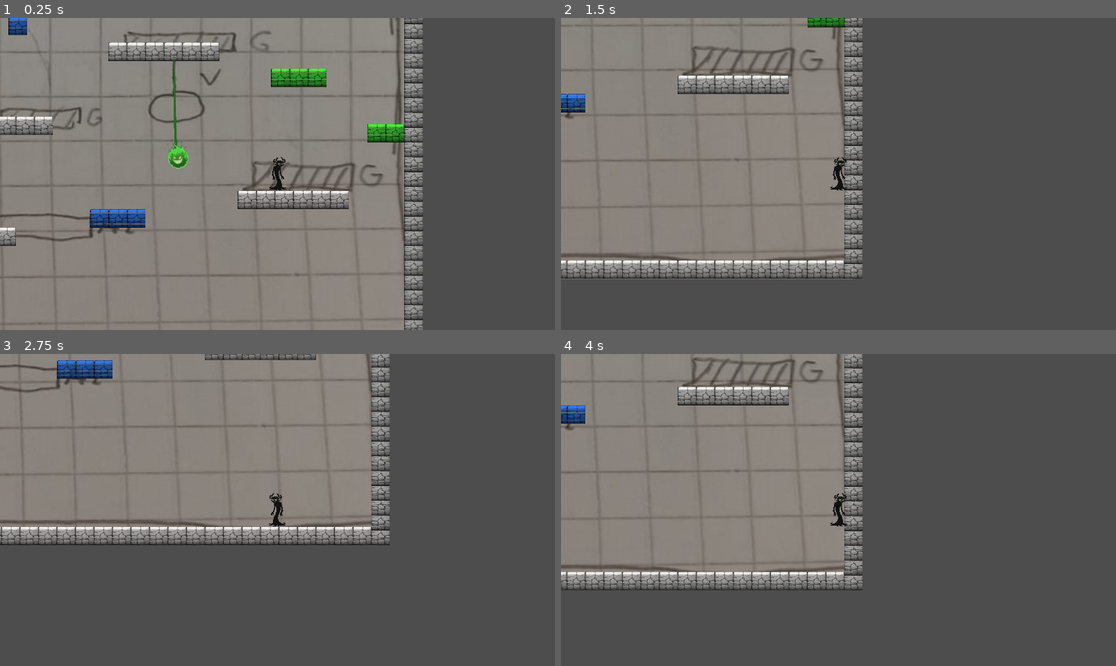
Above: before the commit, frames 1-4 (two rows, left to right).
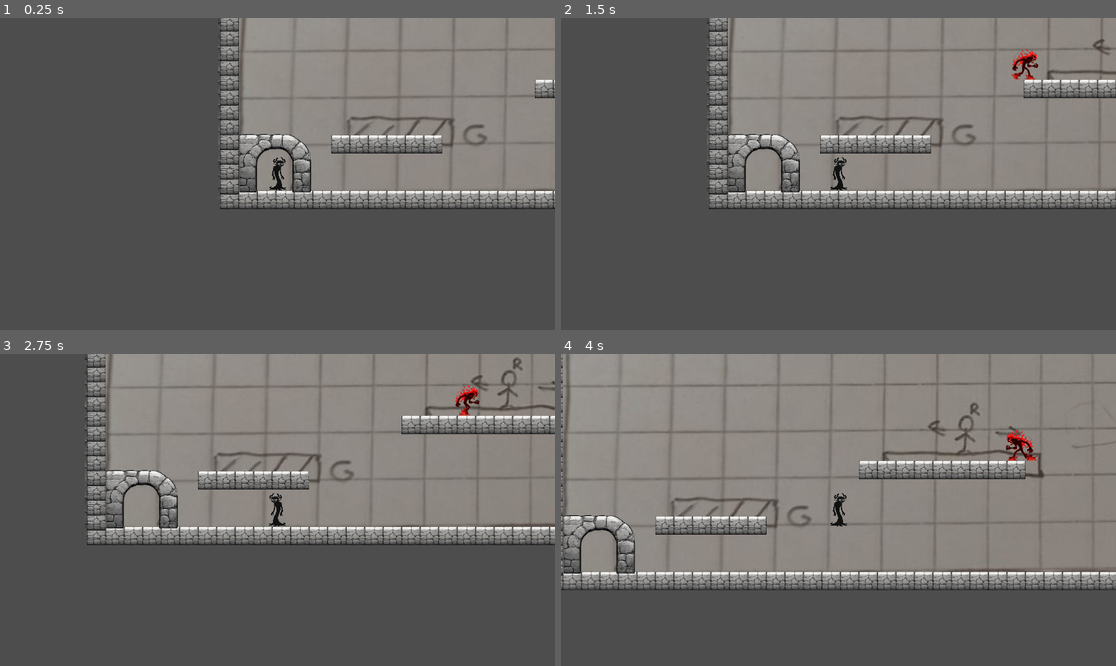
Above: after the commit, the same moments.

Repository: Luciosv/run-mask
Game: Godot game, scene res://scenes/tutorial.tscn
The game is run twice, just before and just after one commit, with the same random seed, the same clock (stepped at 60 frames per second) and the same inputs.
Inputs:
- Up to frame 1 (0.25 s): no input
- Up to frame 2 (1.5 s): hold D (right) from 0.53 s (still down); tap K (blue_color) at 0.6 s; tap Space (jump) at 0.77 s; tap L (green_color) at 1.35 s
- Up to frame 3 (2.75 s): tap Space (jump) at 1.52 s; release D (right) at 2.03 s; hold A (left) from 2.03 s (still down); tap J (red_color) at 2.1 s
- Up to frame 4 (4 s): release A (left) at 2.78 s; hold D (right) from 2.78 s (still down); tap K (blue_color) at 2.85 s; tap Space (jump) at 3.02, 3.77 s; tap L (green_color) at 3.6 s

The runs differ from the first frame. In frame 1, 74% of the frame differs, in the area x 0-100%, y 0-100%; in frame 2, 61%; in frame 3, 34%; in frame 4, 43%.

Commit message:
agregue la mecanica de desaparecer y aparecer las plataformas

Diff:
--- a/scenes/Enemies/blue_enemy.tscn
+++ b/scenes/Enemies/blue_enemy.tscn
@@ -79,6 +79,7 @@
 radius = 557.02246
 
 [node name="BlueEnemy" type="CharacterBody2D" unique_id=2087932859]
+motion_mode = 1
 script = ExtResource("1_k5bnt")
 
 [node name="Sprite" type="AnimatedSprite2D" parent="." unique_id=1567321002]
--- a/scenes/tutorial.tscn
+++ b/scenes/tutorial.tscn
@@ -4,6 +4,7 @@
 [ext_resource type="Texture2D" uid="uid://c8cjqfdjimce5" path="res://art/Sprites/TutorialBGGuide.jpeg" id="2_8ho6b"]
 [ext_resource type="Texture2D" uid="uid://okhyvt44jc76" path="res://art/Sprites/Block11.png" id="3_ph3nu"]
 [ext_resource type="Texture2D" uid="uid://14fdmvel5nm5" path="res://art/Sprites/Arc.png" id="4_4kmhl"]
+[ext_resource type="Script" uid="uid://b8dkjw6rd6b4f" path="res://scripts/toggle_tile.gd" id="4_nlqja"]
 [ext_resource type="PackedScene" uid="uid://bacgna3cdssj0" path="res://scenes/player/player.tscn" id="5_cq4me"]
 [ext_resource type="PackedScene" uid="uid://dp20uee87x730" path="res://scenes/Enemies/red_enemy.tscn" id="6_6yjpi"]
 [ext_resource type="PackedScene" uid="uid://cuo7aerv44sdf" path="res://scenes/Enemies/green_enemy.tscn" id="7_ckvwl"]
@@ -4655,18 +4656,23 @@
 scale = Vector2(0.7999999, 0.79999995)
 tile_map_data = PackedByteArray("AADIACMAAAAAAAAAAADIACQAAAAAAAEAAADIACUAAAAAAAIAAADIACYAAAAAAAMAAADIACcAAAAAAAQAAADJAC …(6720 unchanged characters)…
 tile_set = SubResource("TileSet_gbqnl")
+script = ExtResource("4_nlqja")
+color = 1
 
 [node name="Red" type="TileMapLayer" parent="Scene" unique_id=754698352]
 modulate = Color(1, 0.15686275, 0.26666668, 1)
 scale = Vector2(0.8, 0.8)
 tile_map_data = PackedByteArray("AAB4AOz/AAAAAAAAAAB4AO3/AAAAAAEAAAB4AO7/AAAAAAIAAAB4AO//AAAAAAMAAAB4APD/AAAAAAQAAAB5AO …(6720 unchanged characters)…
 tile_set = SubResource("TileSet_nlqja")
+script = ExtResource("4_nlqja")
 
 [node name="Green" type="TileMapLayer" parent="Scene" unique_id=546654099]
 modulate = Color(0.28235295, 1, 0.24705882, 1)
 scale = Vector2(0.8, 0.8)
 tile_map_data = PackedByteArray("AAAYAQwAAAAAAAAAAAAYAQ0AAAAAAAEAAAAYAQ4AAAAAAAIAAAAYAQ8AAAAAAAMAAAAYARAAAAAAAAQAAAAZAQ …(5920 unchanged characters)…
 tile_set = SubResource("TileSet_g2equ")
+script = ExtResource("4_nlqja")
+color = 2
 
 [node name="Doors" type="TileMapLayer" parent="Scene" unique_id=813959785]
 scale = Vector2(1.4, 1.4)
@@ -4674,7 +4680,7 @@
 tile_set = SubResource("TileSet_6yjpi")
 
 [node name="Player" parent="." unique_id=234454025 instance=ExtResource("5_cq4me")]
-position = Vector2(3209, 253.99997)
+position = Vector2(198.00049, 920.9999)
 scale = Vector2(0.35, 0.35)
 max_speed = 550.0
 acceleration = 2000.0
--- /dev/null
+++ b/scripts/toggle_tile.gd
@@ -0,0 +1,12 @@
+extends TileMapLayer
+
+@export var color : MaskManager.ColorMask
+
+func _ready() -> void:
+	Mask.changed_mask.connect(_toggle_tiles)
+	_toggle_tiles(Mask.current_mask)
+
+
+func _toggle_tiles(mask : MaskManager.ColorMask):
+	visible = color == mask
+	collision_enabled = color == mask
Not shown, added: scripts/toggle_tile.gd.uid
